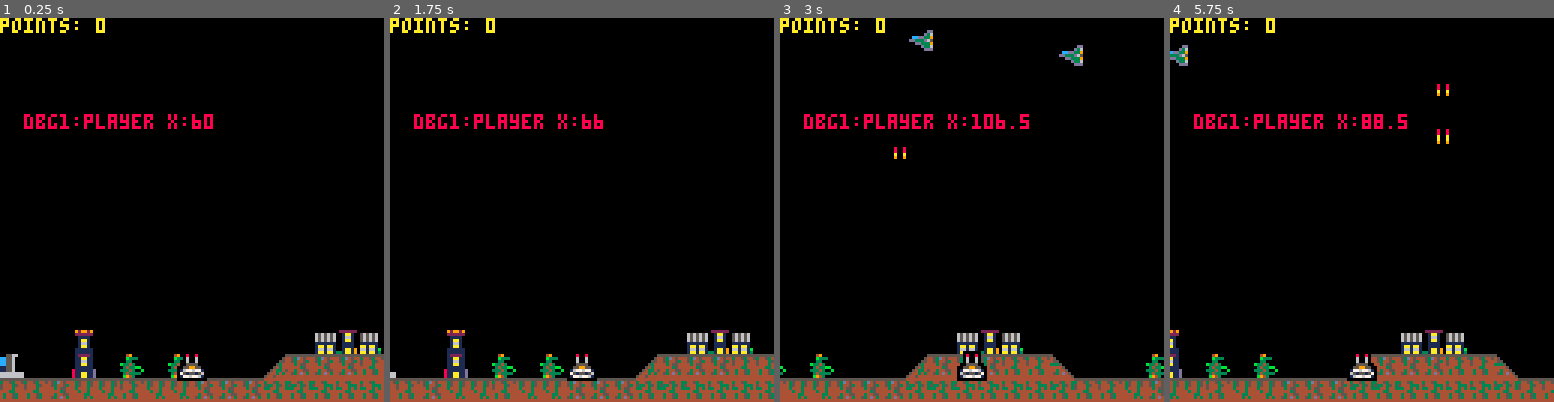
Above: before the commit, frames 1-4 (left to right).
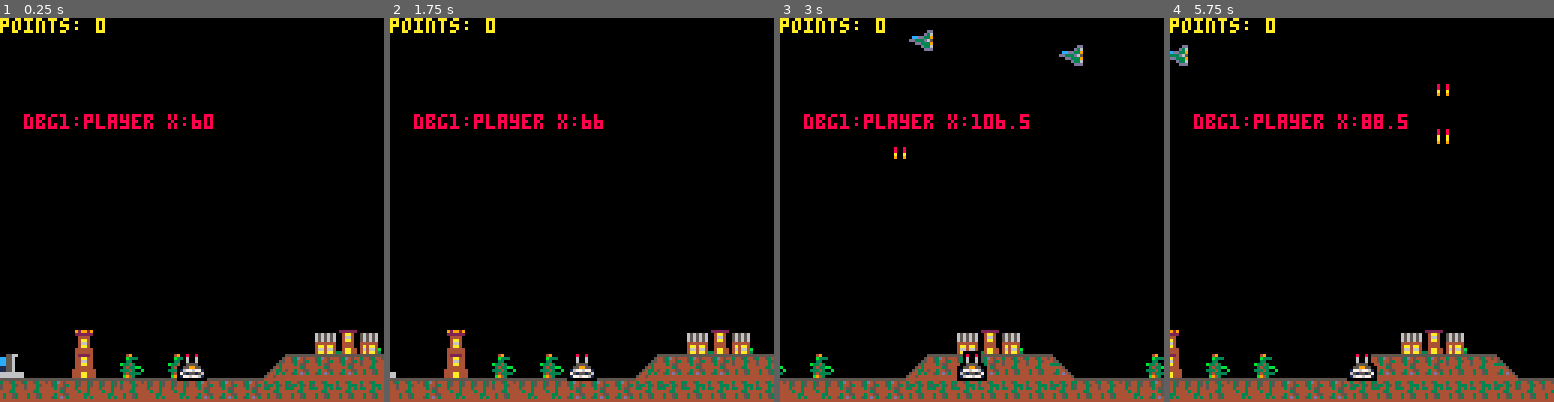
Above: after the commit, the same moments.

Repository: lauripaulo/pico8-games
Game: PICO-8 cartridge picotank/picotank.p8
Same seed, same stepped clock (60 frames per second), same inputs: the game is played once before the commit and once after it.
Inputs:
- Up to frame 1 (0.25 s): no input
- Up to frame 2 (1.75 s): hold Right from 1.6 s (still down)
- Up to frame 3 (3 s): release Right at 2.1 s; hold Up 2.15-2.42 s; hold Right from 2.47 s (still down)
- Up to frame 4 (5.75 s): release Right at 3.03 s; hold Left 3.08-3.58 s; hold Right 4.02-4.68 s; hold Up 4.73-5.03 s; hold Left 5.08-5.68 s

The runs differ from the first frame. In frame 1, 0.7% of the frame differs, in the area x 18-99%, y 82-94%; in frame 2, 0.7%; in frame 3, 0.3%; in frame 4, 0.5%.

Commit message:
Change builds sprites

Diff:
--- a/picotank/picotank.p8
+++ b/picotank/picotank.p8
@@ -436,21 +436,21 @@
 00000000000000000000000000000000000000000000000000000000000000000000000000000000000000004344534443445344000000000000000000000000
 00000000000000000000000000000000000000000000000000000000000000000000000000000000000000004444444444444444000000000000000000000000
 00000000000000000222222000490000000000000929929000000000000000000000000000000000000000000000000000000000000000000000000000000000
-0656565656565600001aa10000b33300000000000222222000000000000000000000000000000000000000000000000000000000000000000000000000000000
-06565656565656000016610000330000000000000011110000000000000000000000000000000000000000000000000000000000000000000000000000000000
-0656565656565600001aa100b334300000000000001aa10000000000000000000000000000000000000000000000000000000000000000000000000000000000
-01111111111111000011110003433bb0000000000016610000000000000000000000000000000000000000000000000000000000000000000000000000000000
-01aa1aa1aa1aa100001111003334300b00000000001aa10000000000000000000000000000000000000000000000000000000000000000000000000000000000
-01661661661661b0001aa19003433330000000000111111000000000000000000000000000000000000000000000000000000000000000000000000000000000
-01aa1aa1aa1aa130331aa1900b943000000000000111111000000000000000000000000000000000000000000000000000000000000000000000000000000000
-5555555555555555555555550000000550000000012222100000000000000000000000000888000080008000000000000000000000000000011100001000100c
-3445344543544354453d45440000005445000000011aa1100000000000000000008000008000800000800890000000000000000000100000100010c000c00100
-54443544435443544534453400000554455000000116611000000000008000000898000080908000089808000000000000c0000001c1000010c010000c1c0100
-5444344443444344443455440000534433350000011aa11000000000000000000080000080008880008008000000000000000000001000001000111000c00100
-44433444443443444444354400054344444450000111111000000000000000000000080008880008800080000000000000000000000001000111000110001000
-43445344444433444434455400543345443445008111111d00000000000008000000898000080908088808800000000000000c0000001c1000010c01011100c0
-43445344444434344534d434054434344534d450811aa11d00000000000000000000080000080008000008980000000000000000000001000001000100000c1c
-4444444444444444444444445445444444444445811aa11d0000000000000000000000000000888000900080000000000000000000000000c0001110c00000c0
+0656565656565600004aa40000b33300000000000222222000000000000000000000000000000000000000000000000000000000000000000000000000000000
+06565656565656000046640000330000000000000044440000000000000000000000000000000000000000000000000000000000000000000000000000000000
+0656565656565600004aa400b334300000000000004aa40000000000000000000000000000000000000000000000000000000000000000000000000000000000
+04444444444444000044440003433bb0000000000046640000000000000000000000000000000000000000000000000000000000000000000000000000000000
+04aa4aa44a4aa400004444003334300b00000000004aa40000000000000000000000000000000000000000000000000000000000000000000000000000000000
+04664664464664b0004aa44003433330000000000444444000000000000000000000000000000000000000000000000000000000000000000000000000000000
+04aa4aa44a4aa430334aa4400b943000000000000444444000000000000000000000000000000000000000000000000000000000000000000000000000000000
+5555555555555555555555550000000550000000042222400000000000000000000000000888000080008000000000000000000000000000011100001000100c
+3445344543544354453d45440000005445000000044aa4400000000000000000008000008000800000800890000000000000000000100000100010c000c00100
+54443544435443544534453400000554455000000446644000000000008000000898000080908000089808000000000000c0000001c1000010c010000c1c0100
+5444344443444344443455440000534433350000044aa44000000000000000000080000080008880008008000000000000000000001000001000111000c00100
+44433444443443444444354400054344444450000444444000000000000000000000080008880008800080000000000000000000000001000111000110001000
+43445344444433444434455400543345443445004444444400000000000008000000898000080908088808800000000000000c0000001c1000010c01011100c0
+43445344444434344534d434054434344534d450444aa44400000000000000000000080000080008000008980000000000000000000001000001000100000c1c
+4444444444444444444444445445444444444445444aa4440000000000000000000000000000888000900080000000000000000000000000c0001110c00000c0
 00000000000000000000000000000000000000000000000000000000000000000000000000000000000000000000000000000000000000000000000000000000
 00800800008008000080080000000000000000000000000000000000000000000000000000000000000000000000000000000000000000000000000000000000
 00600600005005000010010000000000000000000000000000000000000000000000000000000000000000000000000000000000000000000000000000000000
